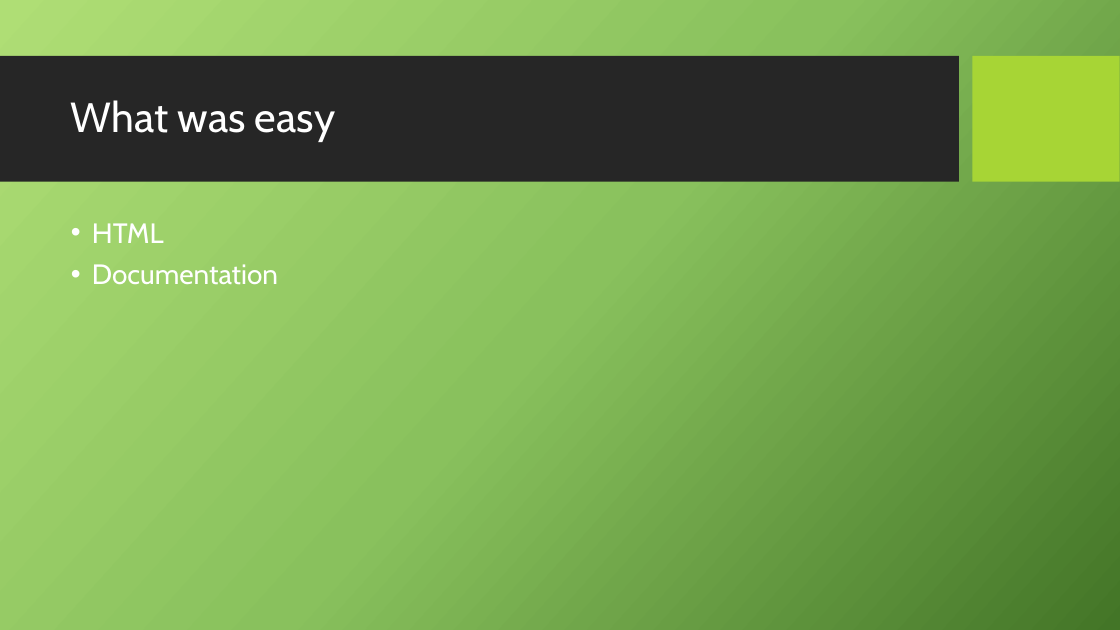
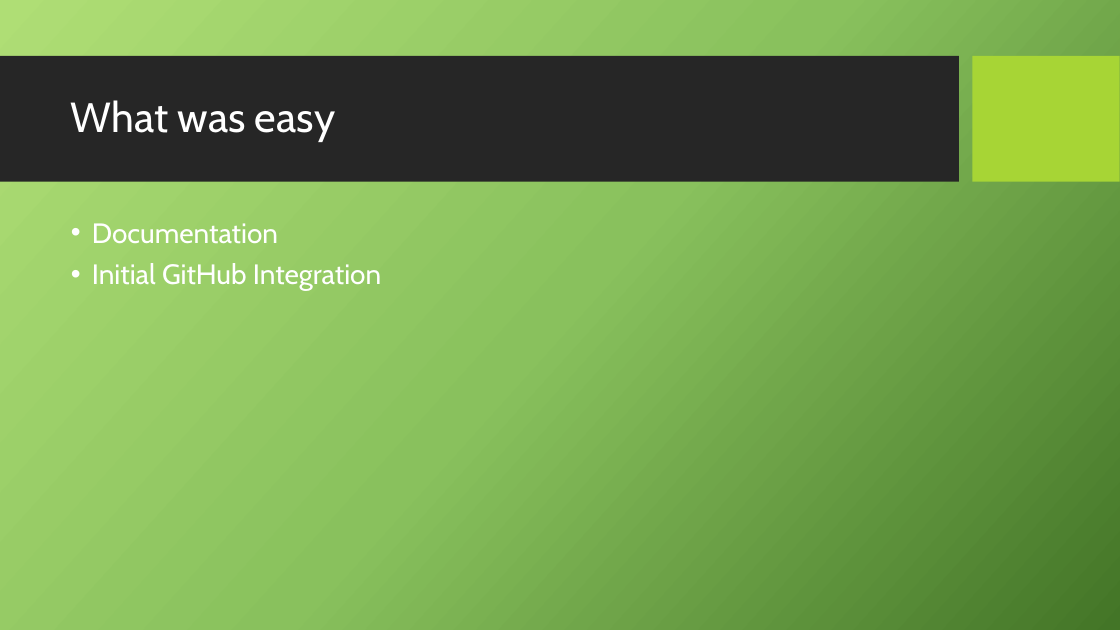
Before and after one commit to aaronbroughton/411GroupProject, a slide deck: slide 4 of Documentation/FAAR.pptx. Drawn at 1120x630 pixels with LibreOffice and Linux fonts; fonts in the diff are those of the drawing; background and template pictures are left out. Boxes give left, top, right and bottom in pixels: in the first picture for what was removed or moved away, otherwise in the second. Text is boxed around its words. In the diff, an @@ line names an element or a change of style, - is before the commit and + after.

```diff
--- a/Documentation/FAAR.pptx
+++ b/Documentation/FAAR.pptx
@@ text at box(92, 223, 164, 243): paragraph removed @@
-• HTML
@@ text at box(92, 263, 381, 291): paragraph added @@
+• Initial GitHub Integration
```
Also in this commit, not shown: 1 other slide changed.
